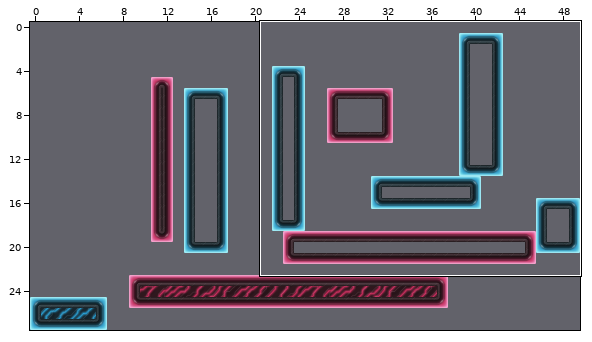
A Tiled map (JSON) gets an edit: assets/maps/level0.json. The picture above shows the old version from afar; the outline marks the close-up.
Close-up. Before the edit:
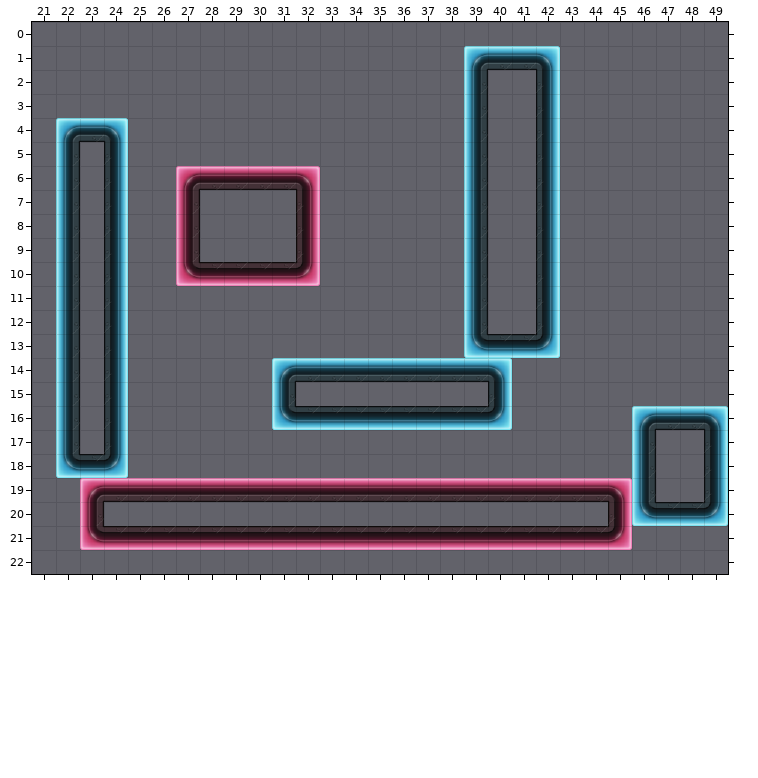
Cells are 32x32 px. Shown: x 21..49, y 0..22. The commit also changed other parts of the map, which this record leaves out.
After the commit:
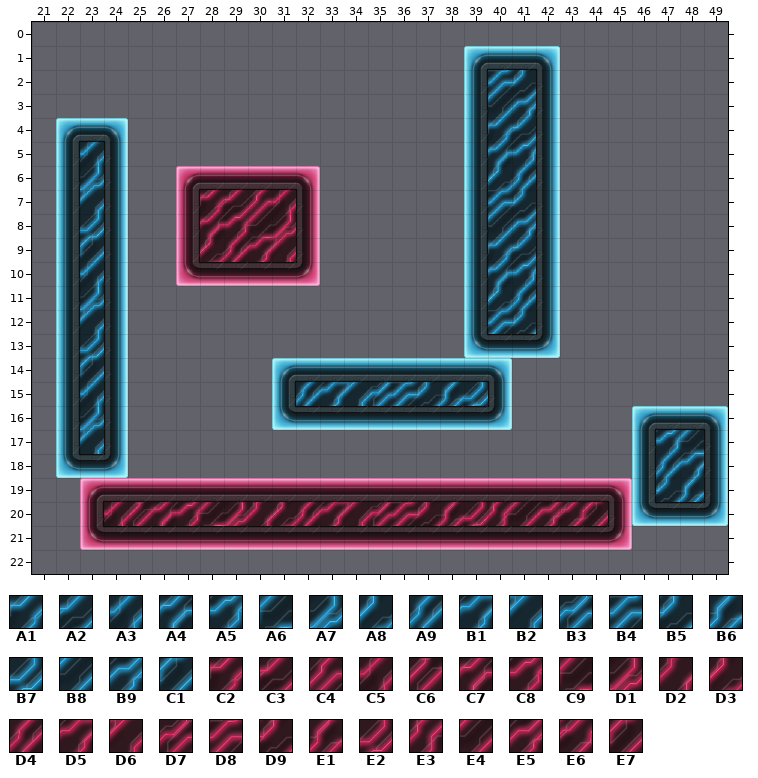
Key: from "texture32": A1 9, A2 10, A3 12, A4 14, A5 15, A6 16, A7 17, A8 19, A9 20, B1 21, B2 22, B3 23, B4 24, B5 25, B6 26, B7 27, B8 29, B9 30, C1 32, C2 45, C3 46, C4 47, C5 48, C6 49, C7 50, C8 51, C9 52, D1 53, D2 54, D3 55, D4 56, D5 57, D6 58, D7 59, D8 60, D9 61, E1 62, E2 63, E3 64, E4 65, E5 66, E6 67, E7 68.
__ is an empty cell.
Diff:
{"where": "layer \"solid\""}
{"y":2,"x":40,"old":"__ __","new":"B4 B5"}
{"y":3,"x":40,"old":"__ __","new":"B8 B9"}
{"y":4,"x":40,"old":"__ __","new":"A1 A2"}
{"y":5,"x":23,"old":"__","new":"A3"}
{"y":5,"x":40,"old":"__ __","new":"A4 A5"}
{"y":6,"x":23,"old":"__","new":"A7"}
{"y":6,"x":40,"old":"__ __","new":"A8 A9"}
{"y":7,"x":23,"old":"__","new":"B2"}
{"y":7,"x":28,"old":"__ __ __ __","new":"C2 C3 C4 C5"}
{"y":7,"x":40,"old":"__ __","new":"B4 B5"}
{"y":8,"x":23,"old":"__","new":"B7"}
{"y":8,"x":28,"old":"__ __ __ __","new":"C7 C8 C9 D1"}
{"y":8,"x":40,"old":"__ __","new":"B8 B9"}
{"y":9,"x":23,"old":"__","new":"C1"}
{"y":9,"x":28,"old":"__ __ __ __","new":"D3 D4 D5 D6"}
{"y":9,"x":40,"old":"__ __","new":"A1 A2"}
{"y":10,"x":23,"old":"__","new":"A3"}
{"y":10,"x":40,"old":"__ __","new":"A4 A5"}
{"y":11,"x":23,"old":"__","new":"A7"}
{"y":11,"x":40,"old":"__ __","new":"A8 A9"}
{"y":12,"x":23,"old":"__","new":"B2"}
{"y":12,"x":40,"old":"__ __","new":"B4 B5"}
{"y":13,"x":23,"old":"__","new":"B7"}
{"y":14,"x":23,"old":"__","new":"C1"}
{"y":15,"x":23,"old":"__","new":"A3"}
{"y":15,"x":32,"old":"__ __ __ __ __ __ __ __","new":"A9 B1 B2 B3 B4 B5 B6 B7"}
{"y":16,"x":23,"old":"__","new":"A7"}
{"y":17,"x":23,"old":"__","new":"B2"}
{"y":17,"x":47,"old":"__ __","new":"A5 A6"}
{"y":18,"x":47,"old":"__ __","new":"A9 B1"}
{"y":19,"x":47,"old":"__ __","new":"B5 B6"}
{"y":20,"x":24,"old":"__ __ __ __ __ __ __ __ __ __ __ __ __ __ __ __ __ __ __ __ __","new":"C5 C6 C7 C8 C9 D1 D2 D3 D4 D5 D6 D7 D8 D9 E1 E2 E3 E4 E5 E6 E7"}
{"label":"added","picture_box":[488,70,536,334]}
{"label":"added","picture_box":[80,142,104,454]}
{"label":"added","picture_box":[200,190,296,262]}
{"label":"added","picture_box":[296,382,488,406]}
{"label":"added","picture_box":[656,430,704,502]}
{"label":"added","picture_box":[104,502,608,526]}
